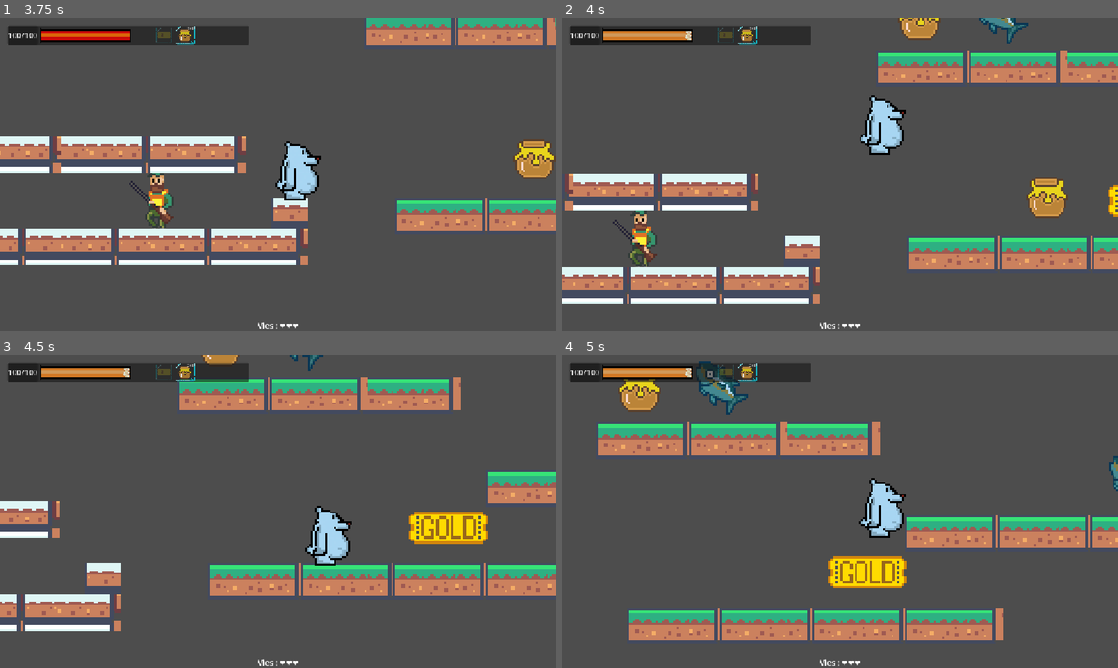
Above: before the commit, frames 1-4 (two rows, left to right).
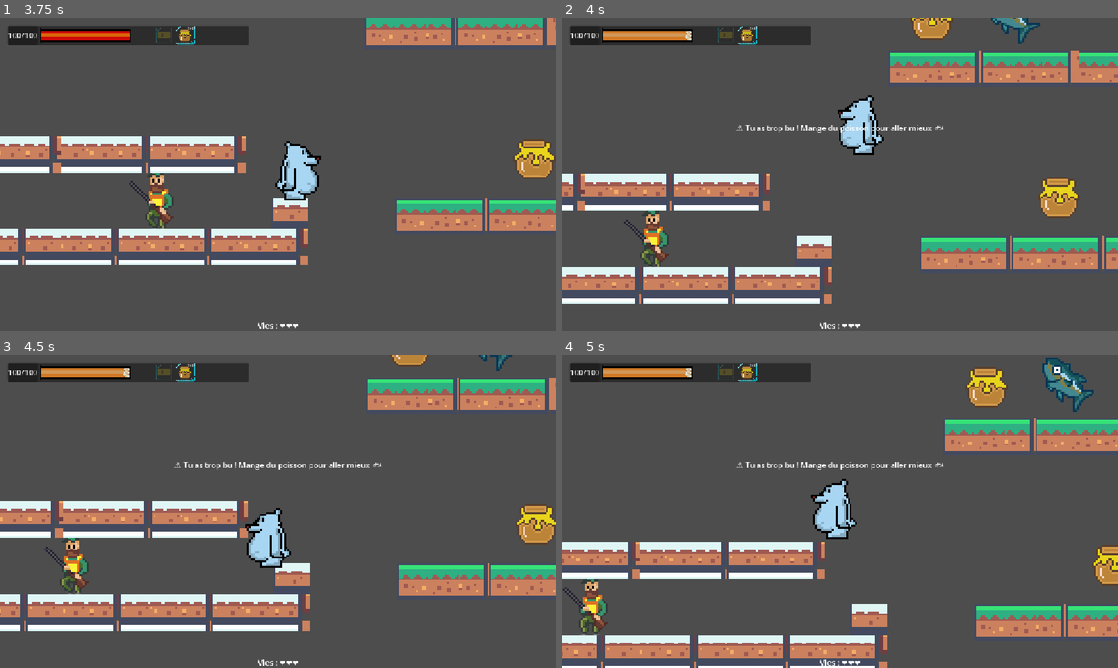
Above: after the commit, the same moments.

Repository: Oozudex/GameJam-BearBeer
Game: Godot game, scene res://Scene/main_menu.tscn
Two runs of this game, one before a commit and one after it. Both use one fixed random seed, a clock stepped at 60 frames per second and the inputs below.
Inputs:
- Up to frame 1 (3.75 s): click "Nouvelle partie" at 0.5 s; hold Right (ui_right) 1.28-2.78 s; tap Up (ui_up) at 1.52, 2.27 s; hold Left (ui_left) 2.78-3.53 s; hold Right (ui_right) from 3.53 s (still down)
- Up to frame 2 (4 s): keep holding Right (ui_right); tap Up (ui_up) at 3.77 s
- Up to frame 3 (4.5 s): keep holding Right (ui_right)
- Up to frame 4 (5 s): keep holding Right (ui_right); tap Up (ui_up) at 4.52 s

Frame 1 is identical in both runs. In frame 2, 9.6% of the frame differs, in the area x 0-100%, y 0-92%; in frame 3, 23%; in frame 4, 35%, in the area x 0-100%, y 0-100%.

Commit message:
Ajout des commande inverser quand 100% alcool

Diff:
--- a/scripts/forest_zone.gd
+++ b/scripts/forest_zone.gd
@@ -1,8 +1,18 @@
 extends Area2D
 
 func _ready() -> void:
-	body_entered.connect(_on_enter)
+	print("ForestZone READY")
+	body_entered.connect(_on_body_entered)
 
-func _on_enter(body: Node2D) -> void:
-	if body.has_method("set_meter_mode"):
-		body.set_meter_mode(body.MeterMode.ALCOHOL)
+func _on_body_entered(body: Node2D) -> void:
+	if not body.has_method("set_meter_mode"):
+		return
+
+	body.set_meter_mode(body.MeterMode.ALCOHOL)
+
+	# Message UNE SEULE FOIS
+	if body.alc >= body.alc_max and not body.forest_warning_shown:
+		var hud = get_tree().current_scene.get_node_or_null("HUD")
+		if hud and hud.has_method("show_message"):
+			hud.show_message("⚠️ Tu as trop bu ! Mange du poisson pour aller mieux 🐟", 4.0)
+		body.forest_warning_shown = true
--- a/scripts/hud.gd
+++ b/scripts/hud.gd
@@ -19,10 +19,12 @@
 	message_label.visible = false
 	message_timer.timeout.connect(_on_message_timer_timeout)
 
-func show_message(text: String) -> void:
+func show_message(text: String, duration: float = 4.0) -> void:
 	message_label.text = text
 	message_label.visible = true
+	message_timer.wait_time = duration
 	message_timer.start()
+
 
 func _on_message_timer_timeout() -> void:
 	message_label.visible = false
--- a/scripts/player.gd
+++ b/scripts/player.gd
@@ -19,6 +19,8 @@
 var alc: int = 0
 
 var is_dead: bool = false
+var controls_inverted: bool = false
+var forest_warning_shown: bool = false
 
 # Glissade sur la glace
 @export var accel: float = 900.0
@@ -51,10 +53,10 @@
 	meter_mode = new_mode
 
 	if meter_mode == MeterMode.ALCOHOL:
-		alc = alc_max  # 100% direct en entrant dans la forêt
+		alc = alc_max  # 100% direct en forêt
 
 	_update_meter_ui()
-
+	update_drunk_state()
 
 func _physics_process(delta: float) -> void:
 	if is_dead:
@@ -70,6 +72,9 @@
 
 	# Horizontal movement
 	var direction := Input.get_axis("ui_left", "ui_right")
+
+	if controls_inverted:
+		direction *= -1
 
 	# Flip seulement quand le joueur appuie
 	if direction > 0:
@@ -127,6 +132,14 @@
 	if temperature_ui and temperature_ui.has_method("set_value"):
 		temperature_ui.set_value(temp, temp_max)
 
+
+func update_drunk_state() -> void:
+	# Inversion UNIQUEMENT en forêt quand alcool = 100%
+	if meter_mode == MeterMode.ALCOHOL and alc >= alc_max:
+		controls_inverted = true
+	else:
+		controls_inverted = false
+
 func drink_beer(amount: int) -> void:
 	# banquise: réchauffe
 	if meter_mode == MeterMode.COLD:
@@ -141,6 +154,7 @@
 	if meter_mode == MeterMode.ALCOHOL:
 		alc = clamp(alc - amount, 0, alc_max)
 		_update_meter_ui()
+		update_drunk_state()
 
 func set_ice_control(value: float) -> void:
 	ice_control = value
